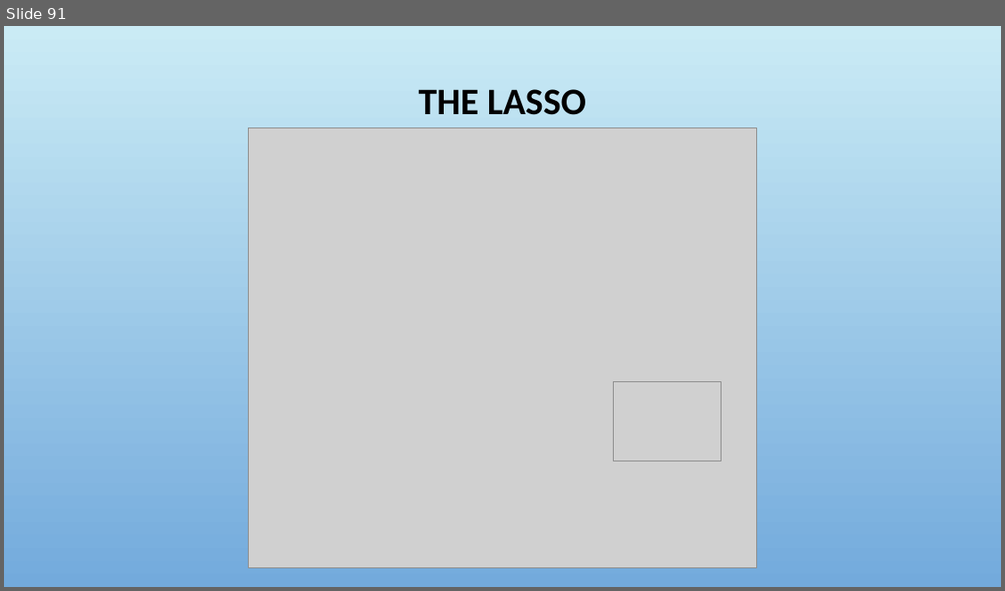
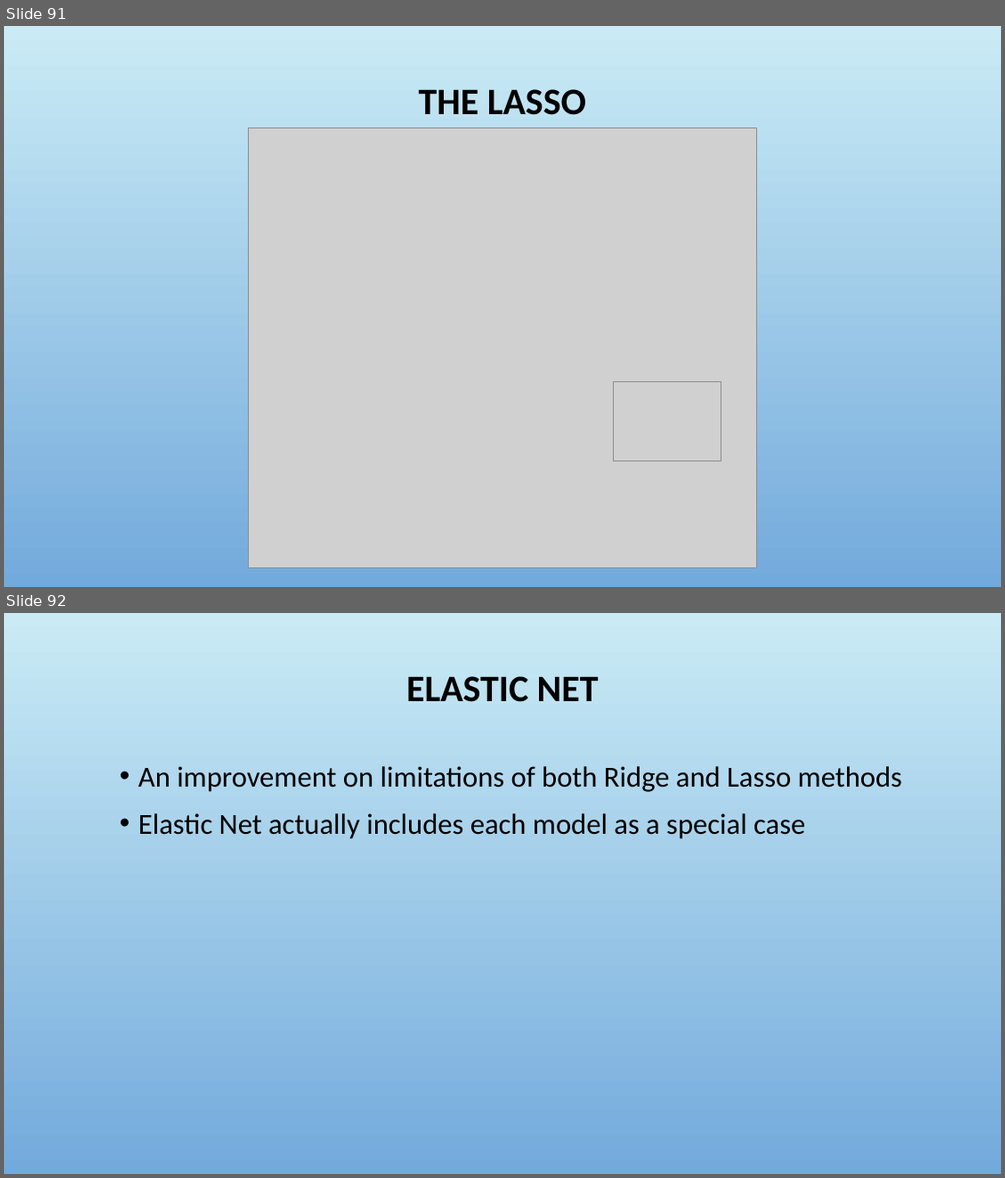
Before and after one commit to fredhutchio/intro-machine-learning, a slide deck: 3. Regression.pptx. Shown one above the other, each under a label of ours: slide 91 before the commit, slides 91 and 92 after it. The pictures are 1005x591 and 1005x1178 pixels, drawn with LibreOffice and Linux fonts; fonts in the diff are those of the drawing; grey boxes stand for pictures; background and template pictures are left out. Boxes give left, top, right and bottom in pixels: in the first picture for what was removed or moved away, otherwise in the second. Text is boxed around its words. In the diff, an @@ line names an element or a change of style, - is before the commit and + after.

```diff
--- a/3. Regression.pptx
+++ b/3. Regression.pptx
@@ slide 92 added at (x1=4, y1=613, x2=1001, y2=1174), background picture (left out) @@
@@ title added at (x1=406, y1=676, x2=599, y2=702), 36 pt, text #000000, bold @@
+ELASTIC NET
@@ text added at (x1=138, y1=766, x2=902, y2=839), 28 pt, text #000000 @@
+    • An improvement on limitations of both Ridge and Lasso methods
+    • Elastic Net actually includes each model as a special case
```
Also in this commit, not shown: 1 slide changed, 30 other slides added.
